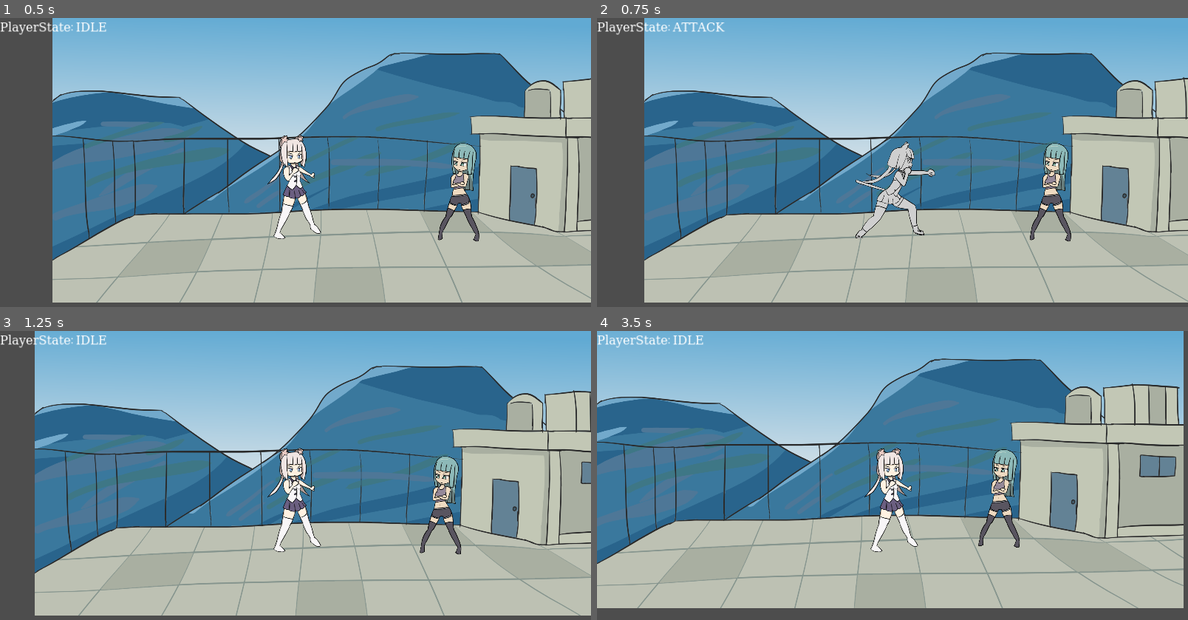
Above: before the commit, frames 1-4 (two rows, left to right).
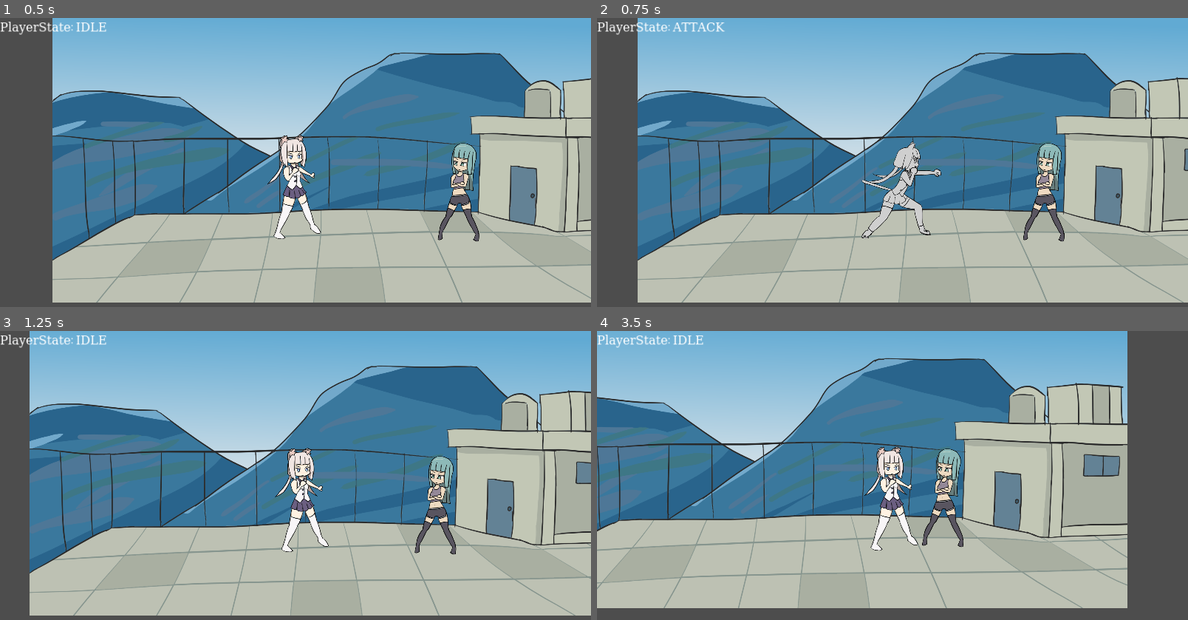
Above: after the commit, the same moments.

Repository: BeatMil/AnimuFight
Game: Godot game, scene res://scenes/test.tscn
The game is run twice, just before and just after one commit, with the same random seed, the same clock (stepped at 60 frames per second) and the same inputs.
Inputs:
- Up to frame 1 (0.5 s): no input
- Up to frame 2 (0.75 s): tap Enter at 0.5 s; hold Right (ui_right) from 0.53 s (still down); hold J (lp) from 0.53 s (still down)
- Up to frame 3 (1.25 s): keep holding Right (ui_right); keep holding J (lp)
- Up to frame 4 (3.5 s): release Right (ui_right) at 1.28 s; release J (lp) at 1.28 s; hold Down (ui_down) 1.28-2.03 s; tap J (lp) at 1.35, 2.85 s; hold Right (ui_right) 2.03-2.78 s; hold J (lp) 2.03-2.78 s; hold Up (ui_up) from 2.78 s (still down)

Frame 1 is identical in both runs. In frame 2, 11% of the frame differs, in the area x 6-100%, y 0-99%; in frame 3, 10%; in frame 4, 33%, in the area x 0-100%, y 0-96%.

Commit message:
Add tween to make lp go forward

Diff:
--- a/nodes/player.tscn
+++ b/nodes/player.tscn
@@ -92,7 +92,7 @@
 tracks/3/interp = 1
 tracks/3/loop_wrap = true
 tracks/3/keys = {
-"times": PackedFloat32Array(0, 0.3),
+"times": PackedFloat32Array(0, 0.2),
 "transitions": PackedFloat32Array(1, 1),
 "values": [{
 "args": [1],
@@ -100,6 +100,20 @@
 }, {
 "args": [2],
 "method": &"_set_state"
+}]
+}
+tracks/4/type = "method"
+tracks/4/imported = false
+tracks/4/enabled = true
+tracks/4/path = NodePath(".")
+tracks/4/interp = 1
+tracks/4/loop_wrap = true
+tracks/4/keys = {
+"times": PackedFloat32Array(0),
+"transitions": PackedFloat32Array(1),
+"values": [{
+"args": [2000],
+"method": &"_push_x"
 }]
 }
 
@@ -154,7 +168,7 @@
 tracks/3/interp = 1
 tracks/3/loop_wrap = true
 tracks/3/keys = {
-"times": PackedFloat32Array(0, 0.3),
+"times": PackedFloat32Array(0, 0.2),
 "transitions": PackedFloat32Array(1, 1),
 "values": [{
 "args": [1],
@@ -162,6 +176,20 @@
 }, {
 "args": [3],
 "method": &"_set_state"
+}]
+}
+tracks/4/type = "method"
+tracks/4/imported = false
+tracks/4/enabled = true
+tracks/4/path = NodePath(".")
+tracks/4/interp = 1
+tracks/4/loop_wrap = true
+tracks/4/keys = {
+"times": PackedFloat32Array(0),
+"transitions": PackedFloat32Array(1),
+"values": [{
+"args": [2000],
+"method": &"_push_x"
 }]
 }
 
@@ -216,7 +244,7 @@
 tracks/3/interp = 1
 tracks/3/loop_wrap = true
 tracks/3/keys = {
-"times": PackedFloat32Array(0, 0.3),
+"times": PackedFloat32Array(0, 0.2),
 "transitions": PackedFloat32Array(1, 1),
 "values": [{
 "args": [1],
@@ -224,6 +252,20 @@
 }, {
 "args": [4],
 "method": &"_set_state"
+}]
+}
+tracks/4/type = "method"
+tracks/4/imported = false
+tracks/4/enabled = true
+tracks/4/path = NodePath(".")
+tracks/4/interp = 1
+tracks/4/loop_wrap = true
+tracks/4/keys = {
+"times": PackedFloat32Array(0),
+"transitions": PackedFloat32Array(1),
+"values": [{
+"args": [2000],
+"method": &"_push_x"
 }]
 }
 
@@ -255,6 +297,8 @@
 
 [node name="Camera2D" type="Camera2D" parent="."]
 scale = Vector2(0.6875, 0.6875)
+position_smoothing_enabled = true
+position_smoothing_speed = 10.0
 
 [node name="Sprite2D" type="Sprite2D" parent="."]
 z_index = 2
--- a/project.godot
+++ b/project.godot
@@ -13,6 +13,7 @@
 config/name="Animu Fight"
 run/main_scene="res://scenes/test.tscn"
 config/features=PackedStringArray("4.2", "Forward Plus")
+run/max_fps=120
 config/icon="res://icon.svg"
 
 [autoload]
--- a/scripts/player.gd
+++ b/scripts/player.gd
@@ -145,6 +145,17 @@
 	state = States.values()[new_state]
 
 
+func _push_x(_power: int) -> void:
+	var tween = get_tree().create_tween()
+	var new_pos := Vector2.ZERO
+	if sprite_2d.flip_h: ## facing left
+		new_pos = Vector2(position.x-50, position.y)
+	else: ## facing left
+		new_pos = Vector2(position.x+50, position.y)
+
+	tween.tween_property(self, "position", new_pos, 0.2).set_trans(Tween.TRANS_CUBIC)
+
+
 func _z_index_equal_to_y() -> void:
 	z_index = int(position.y)
 
